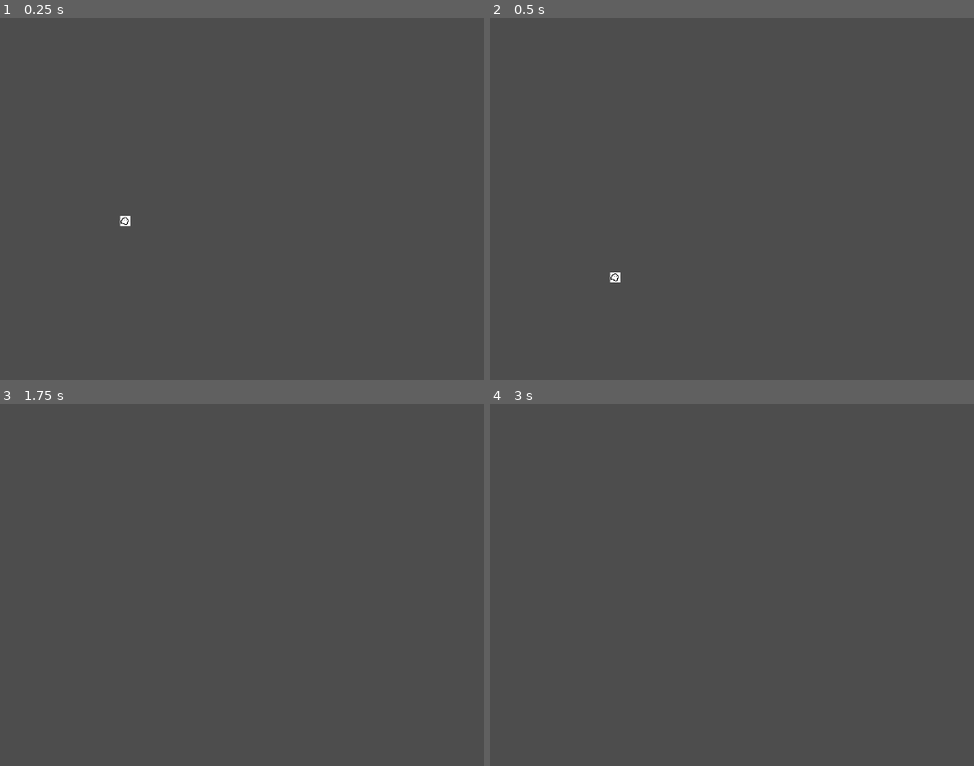
Above: before the commit, frames 1-4 (two rows, left to right).
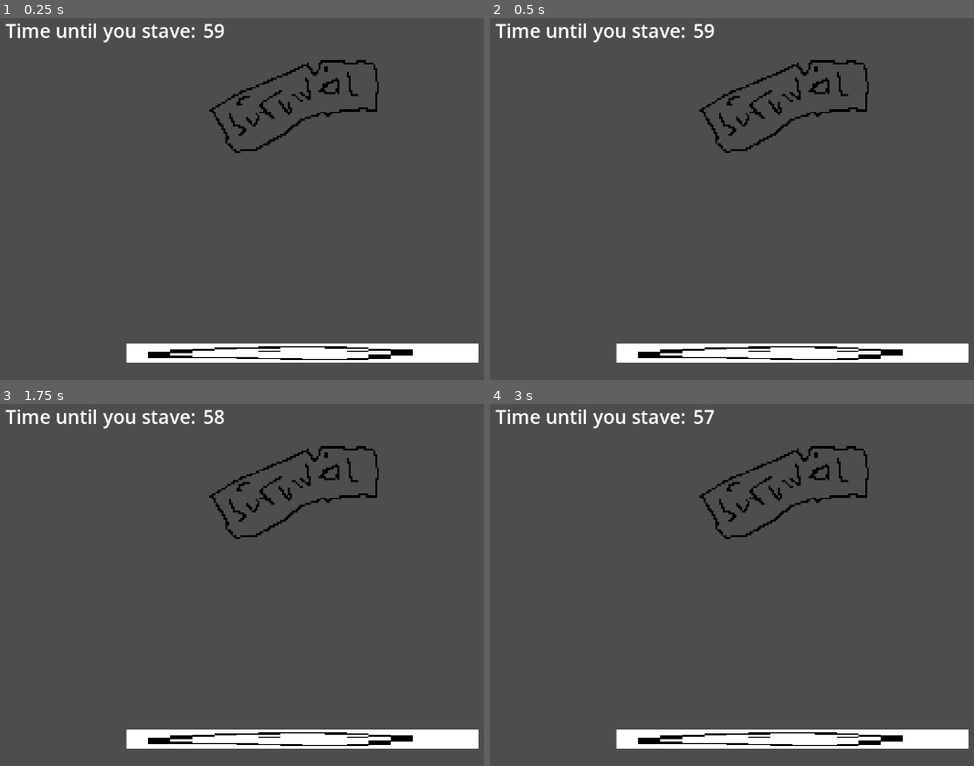
Above: after the commit, the same moments.

Repository: chrisworld/signs_of_survival
Game: Godot game, scene res://scenes/signs_of_survival.tscn
The game is run twice, just before and just after one commit, with the same random seed, the same clock (stepped at 60 frames per second) and the same inputs.
Inputs (mouse positions are in pixels of both pictures, inside the frame that each line leads up to):
- Up to frame 1 (0.25 s): no input
- Up to frame 2 (0.5 s): no input
- Up to frame 3 (1.75 s): tap Enter at 0.5 s; move the mouse to (125, 668) at 0.52 s; click (125, 668) at 0.67 s; tap Space at 1.25 s; move the mouse to (208, 606) at 1.27 s; click (208, 606) at 1.42 s
- Up to frame 4 (3 s): tap Enter at 2 s; move the mouse to (915, 494) at 2.02 s; click (915, 494) at 2.17 s; tap Space at 2.75 s; move the mouse to (809, 668) at 2.77 s; click (809, 668) at 2.92 s

The runs differ from the first frame. In frame 1, 5.6% of the frame differs, in the area x 1-99%, y 1-96%; in frame 2, 5.6%; in frame 3, 5.6%; in frame 4, 5.6%.

Commit message:
forgot this one

Diff:
--- a/src/scenes/signs_of_survival.tscn
+++ b/src/scenes/signs_of_survival.tscn
@@ -1,8 +1,11 @@
-[gd_scene load_steps=2 format=3 uid="uid://12qgse0h2mtc"]
+[gd_scene load_steps=3 format=3 uid="uid://12qgse0h2mtc"]
 
-[ext_resource type="PackedScene" uid="uid://cwurhf25p3rhr" path="res://prefabs/rigid_ghost.res" id="1_l2koo"]
+[ext_resource type="PackedScene" uid="uid://darymjq32xhe2" path="res://scenes/sign_world.tscn" id="1_jygnp"]
+[ext_resource type="PackedScene" uid="uid://baeh41nsujt3d" path="res://scenes/time_out.tscn" id="2_bdnjo"]
 
 [node name="signs_of_survival" type="Node2D"]
 
-[node name="rigid_ghost" parent="." instance=ExtResource("1_l2koo")]
-position = Vector2(215, 331)
+[node name="sign_world" parent="." instance=ExtResource("1_jygnp")]
+
+[node name="time_out" parent="." instance=ExtResource("2_bdnjo")]
+starve_time = 60
